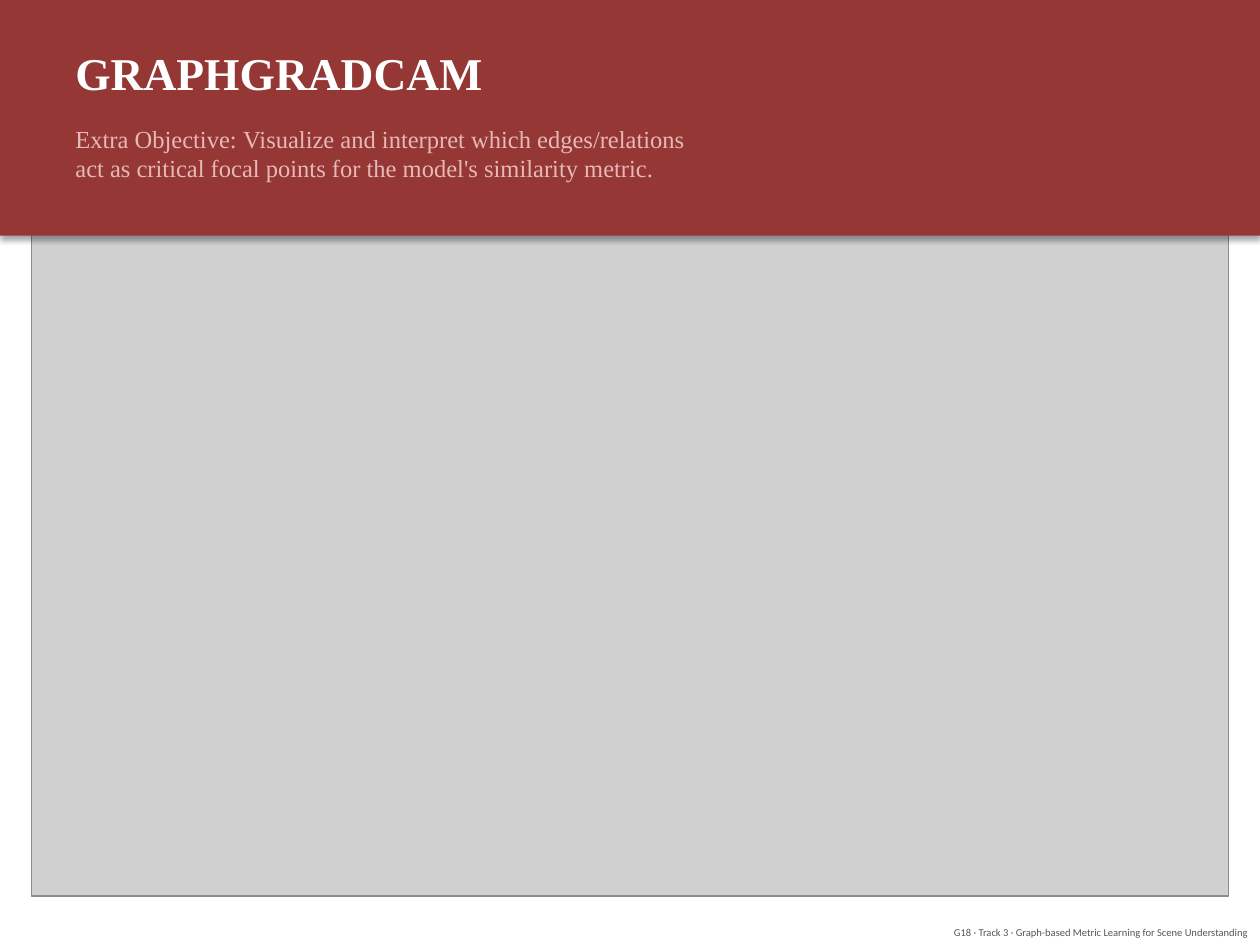
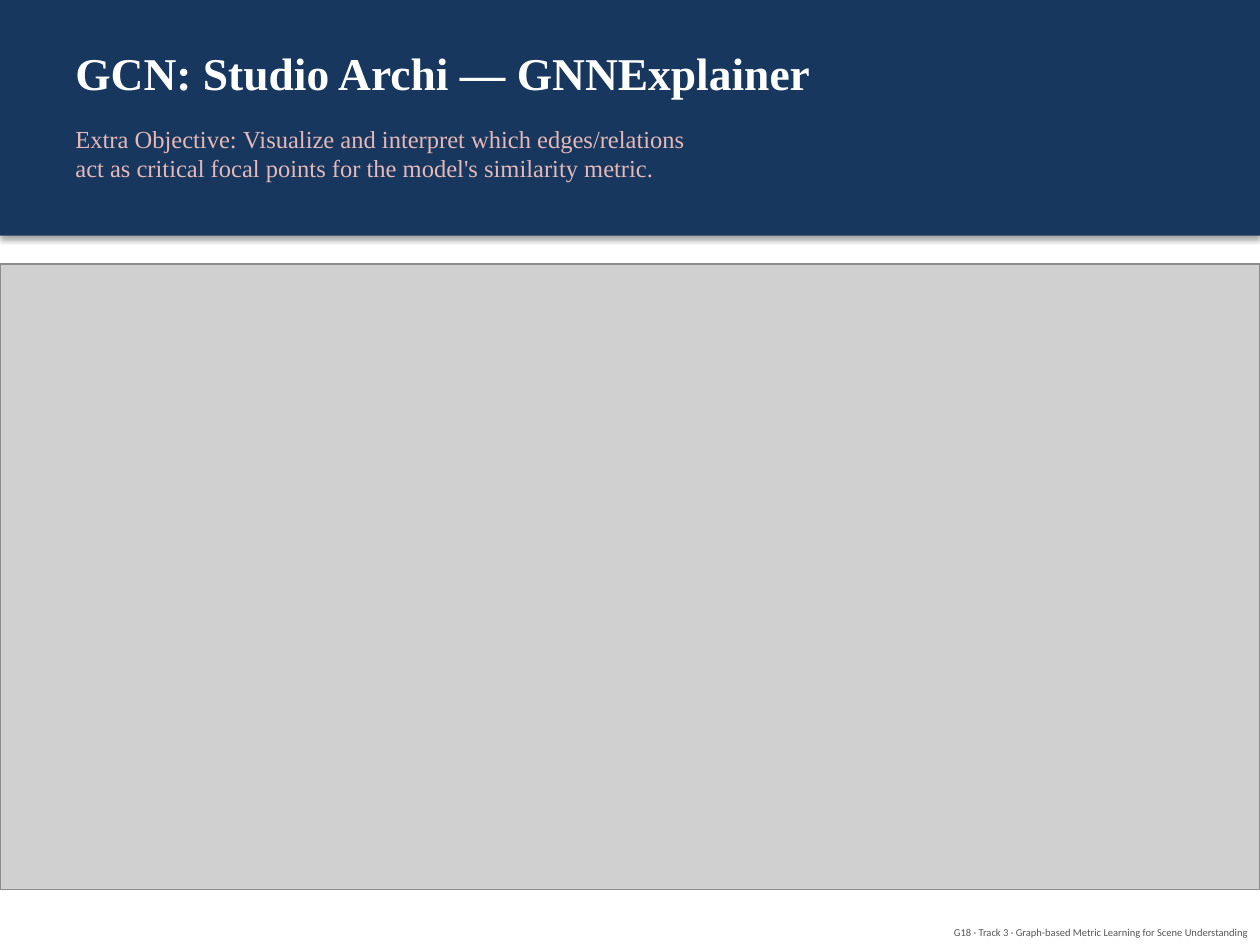
Before and after one commit to LenionK/dl26-projects, a slide deck: slide 13 of docs/presentazione_G18.pptx (slide 11 before the commit). Drawn at 1260x945 pixels with LibreOffice and Linux fonts; fonts in the diff are those of the drawing; grey boxes stand for pictures. Boxes give left, top, right and bottom in pixels: in the first picture for what was removed or moved away, otherwise in the second. Text is boxed around its words. In the diff, an @@ line names an element or a change of style, - is before the commit and + after.

```diff
--- a/docs/presentazione_G18.pptx
+++ b/docs/presentazione_G18.pptx
@@ rectangle at [0,0,1260,236]: fill #953735 to #17375E @@
@@ text at [75,58,810,99]: text changed @@
-GRAPHGRADCAM
+GCN: Studio Archi — GNNExplainer
@@ picture: place and size @@
-picture at [32,232,1228,896]
+picture at [0,265,1260,891]
```
Also in this commit, not shown: 3 other slides changed, 1 slide added, 2 slides removed, 3 other files.
